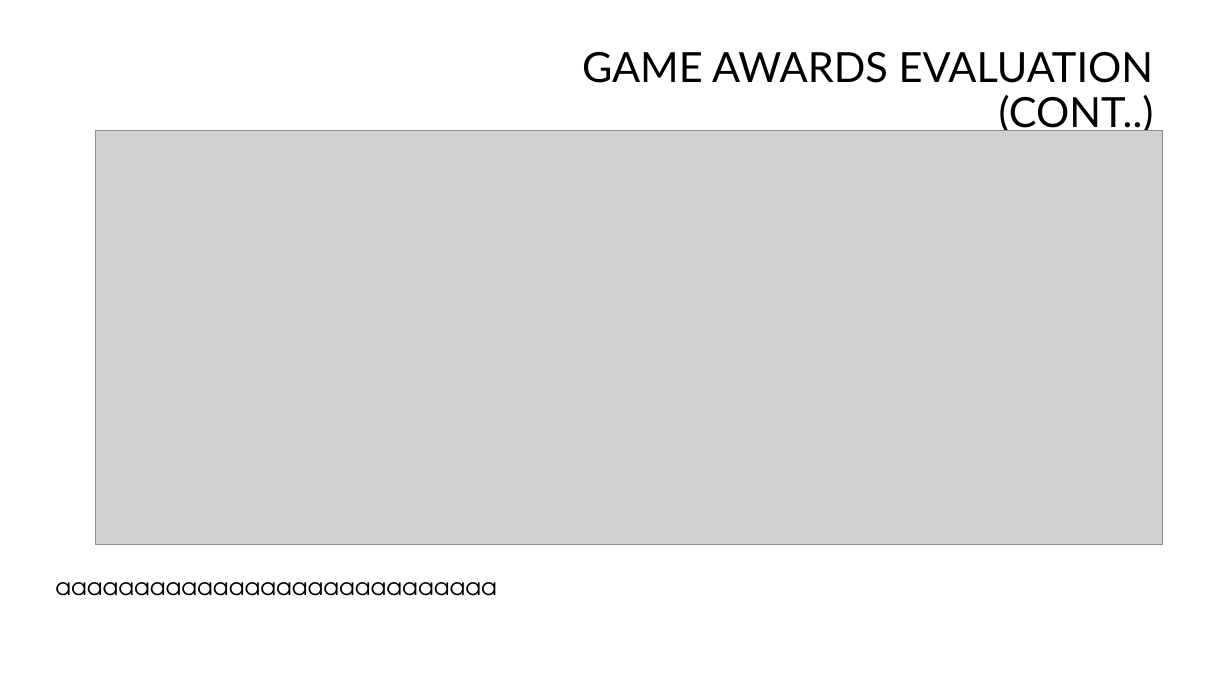
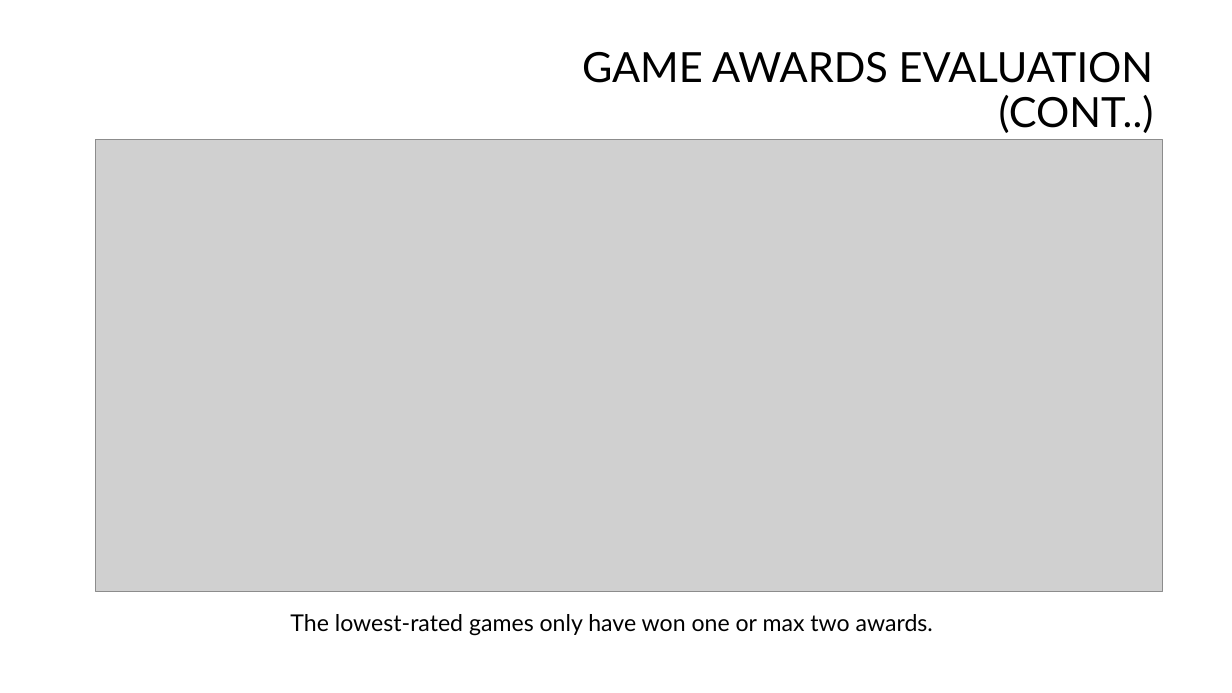
Before and after one commit to suhitasva/Python_EDA_Project_SVA, a slide deck: slide 12 of Boardgame_analysis_presentation.pptx. Drawn at 1232x693 pixels with LibreOffice and Linux fonts; fonts in the diff are those of the drawing; grey boxes stand for pictures; background and template pictures are left out. Boxes give left, top, right and bottom in pixels: in the first picture for what was removed or moved away, otherwise in the second. Text is boxed around its words. In the diff, an @@ line names an element or a change of style, - is before the commit and + after.

Commit message:
Slides created for genre and playing time evaluation, takeaways and future work

```diff
--- a/Boardgame_analysis_presentation.pptx
+++ b/Boardgame_analysis_presentation.pptx
@@ picture: place and size @@
-picture at [95,130,1163,544]
+picture at [95,140,1163,592]
@@ text removed at [55,582,497,596] @@
-aaaaaaaaaaaaaaaaaaaaaaaaaaaa
@@ text added at [290,614,933,636], 18 pt, text #000000 @@
+The lowest-rated games only have won one or max two awards.
```
Also in this commit, not shown: 7 other slides changed, 7 slides added.
